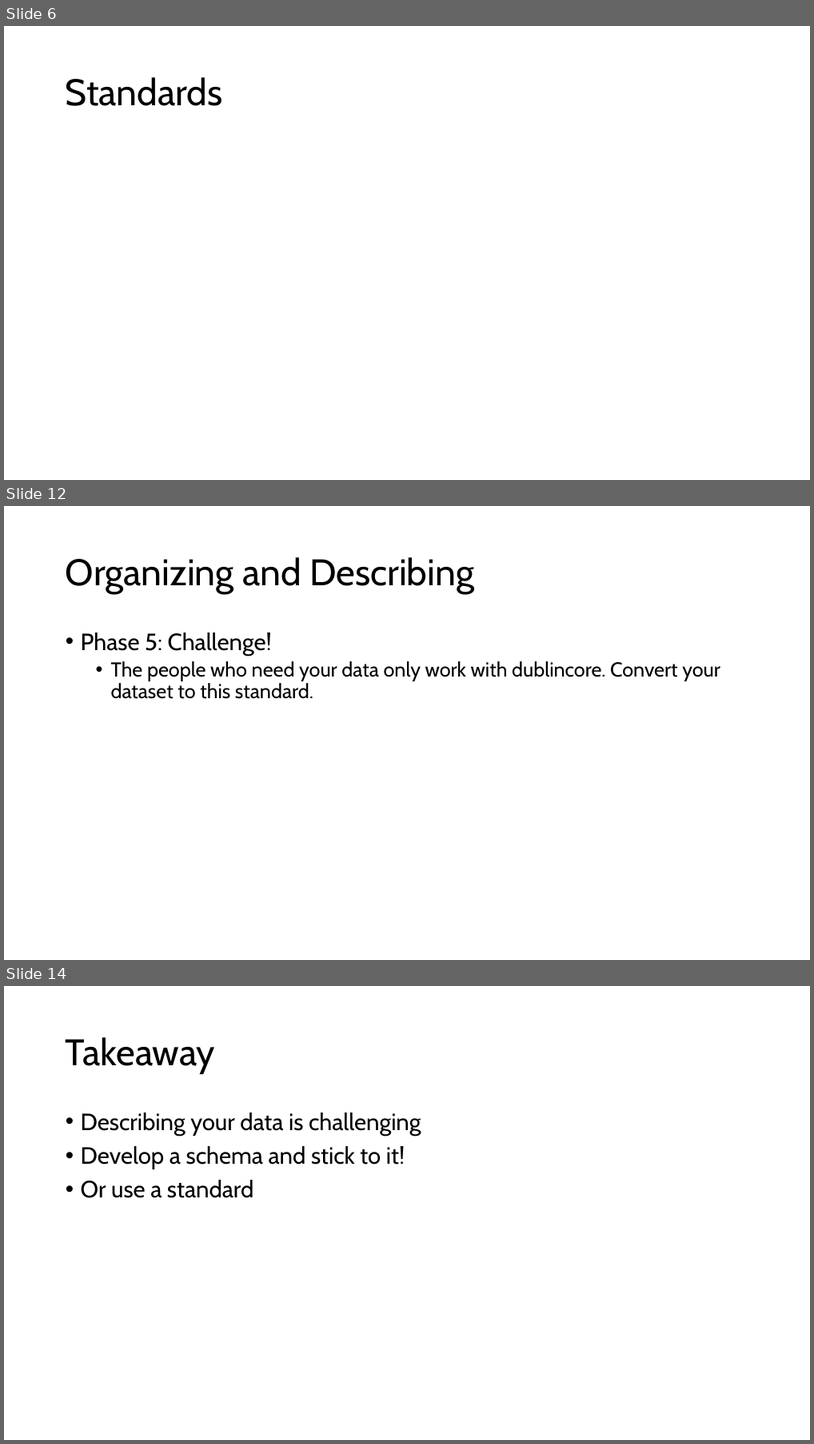
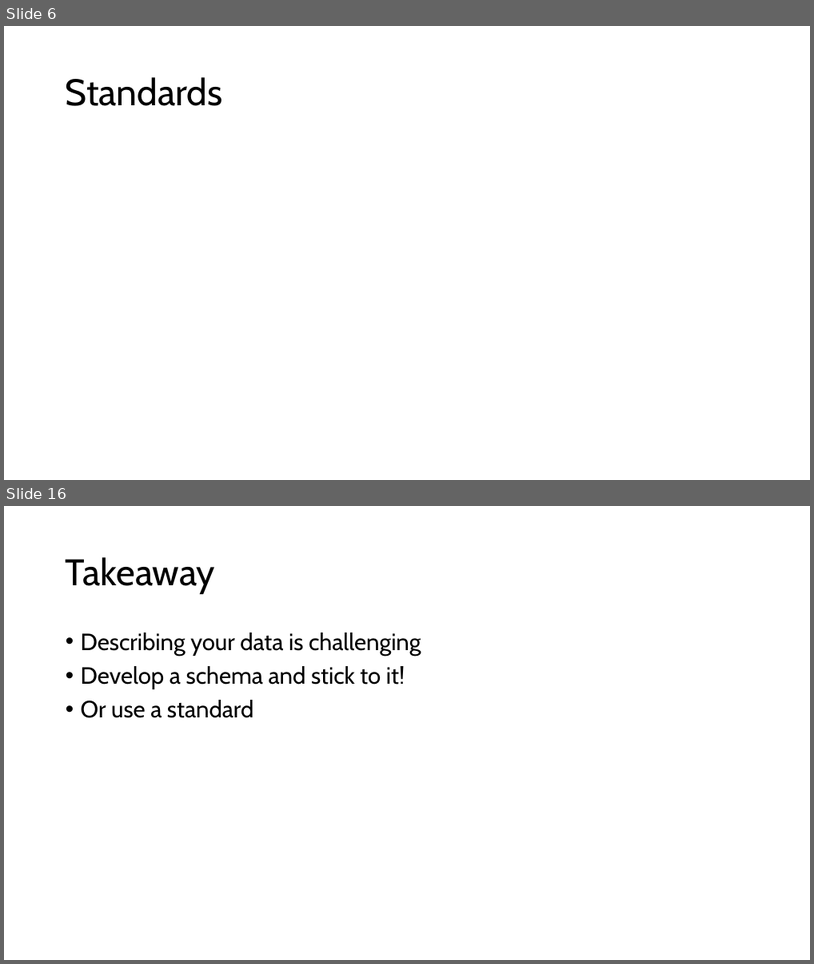
Before and after one commit to walshbr/data-for-the-rest-of-us, a slide deck: resources/week-3/description.pptx. Shown one above the other, each under a label of ours: slides 6, 12 and 14 before the commit, slides 6 and 16 after it; the slides between them are not shown. The pictures are 814x1444 and 814x964 pixels, drawn with LibreOffice and Linux fonts; fonts in the diff are those of the drawing; background and template pictures are left out. Boxes give left, top, right and bottom in pixels: in the first picture for what was removed or moved away, otherwise in the second. Text is boxed around its words. In the diff, an @@ line names an element or a change of style, - is before the commit and + after.

```diff
--- a/resources/week-3/description.pptx
+++ b/resources/week-3/description.pptx
@@ slide 12 removed at (x1=4, y1=506, x2=810, y2=960), background #FFFFFF @@
@@ title removed at (x1=66, y1=557, x2=474, y2=594) @@
-Organizing and Describing
@@ text removed at (x1=81, y1=632, x2=721, y2=699) @@
-• Phase 5: Challenge!
-  • The people who need your data only work with dublincore. Convert your dataset to this standard.
@@ what was slide 14 is now slide 16 @@
```
Also in this commit, not shown: 6 slides changed, 3 slides added.
